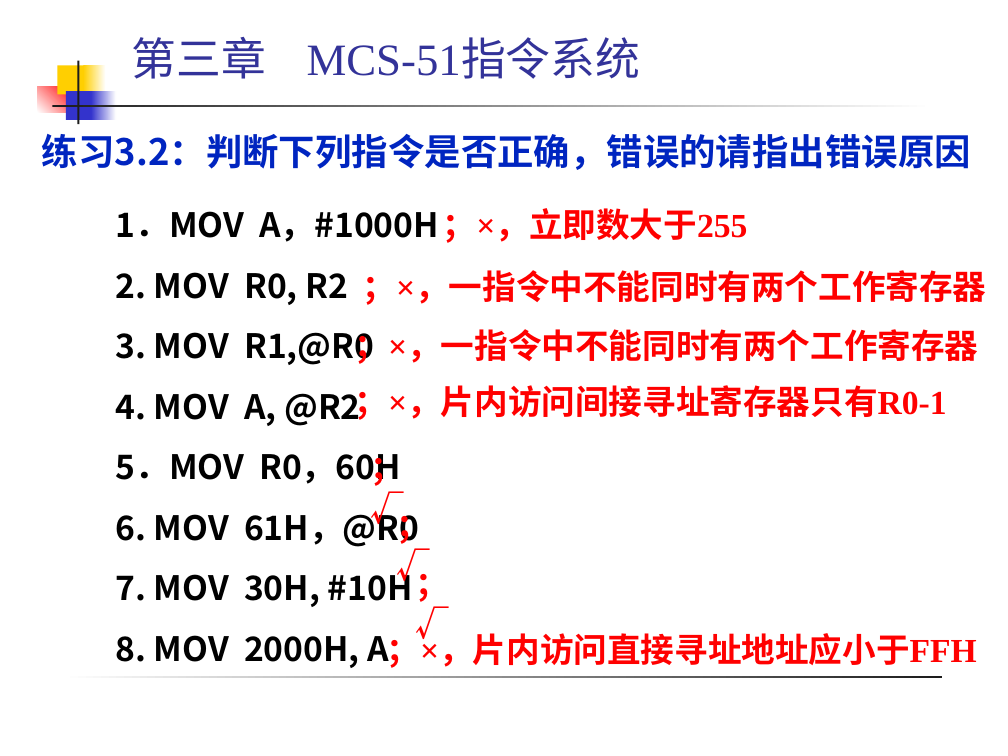
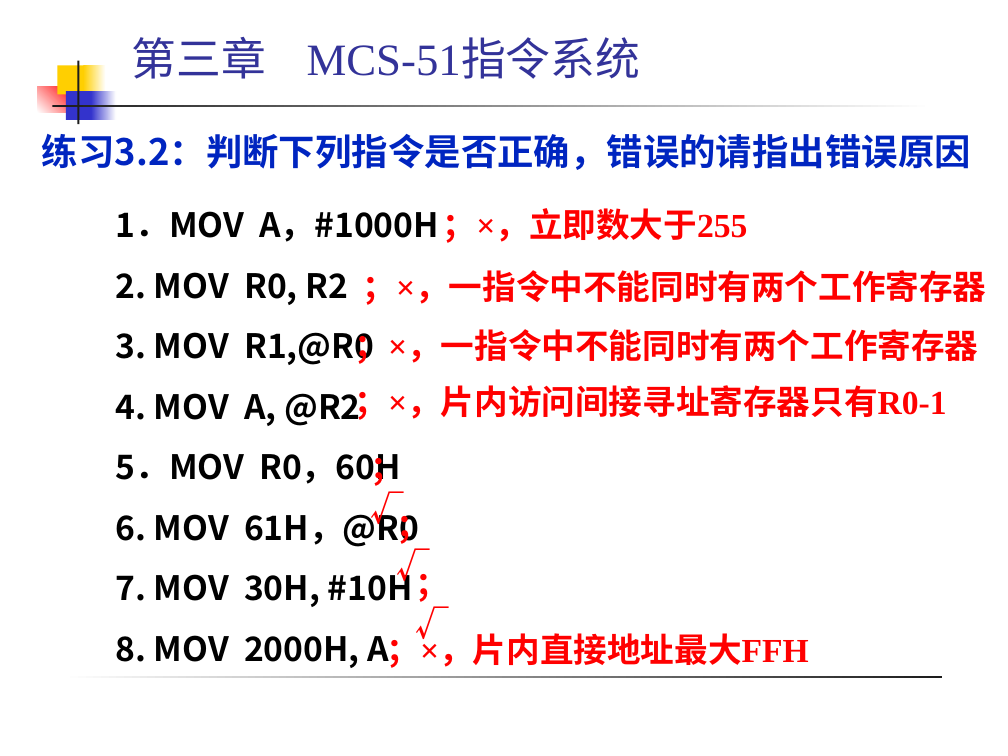
Before and after one commit to caizi333333/Educog-micro2026, a slide deck: slide 53 of public/resources/course/courseware/u3/ch3-v4.pptx. Drawn at 1008x756 pixels with LibreOffice and Linux fonts; fonts in the diff are those of the drawing. Boxes give left, top, right and bottom in pixels: in the first picture for what was removed or moved away, otherwise in the second. Text is boxed around its words. In the diff, an @@ line names an element or a change of style, - is before the commit and + after.

```diff
--- a/public/resources/course/courseware/u3/ch3-v4.pptx
+++ b/public/resources/course/courseware/u3/ch3-v4.pptx
@@ text at (386,628,808,668): text changed @@
-；×，片内访问直接寻址地址应小于FFH
+；×，片内直接地址最大FFH
```
Also in this commit, not shown: 15 other slides changed, 11 other files.
